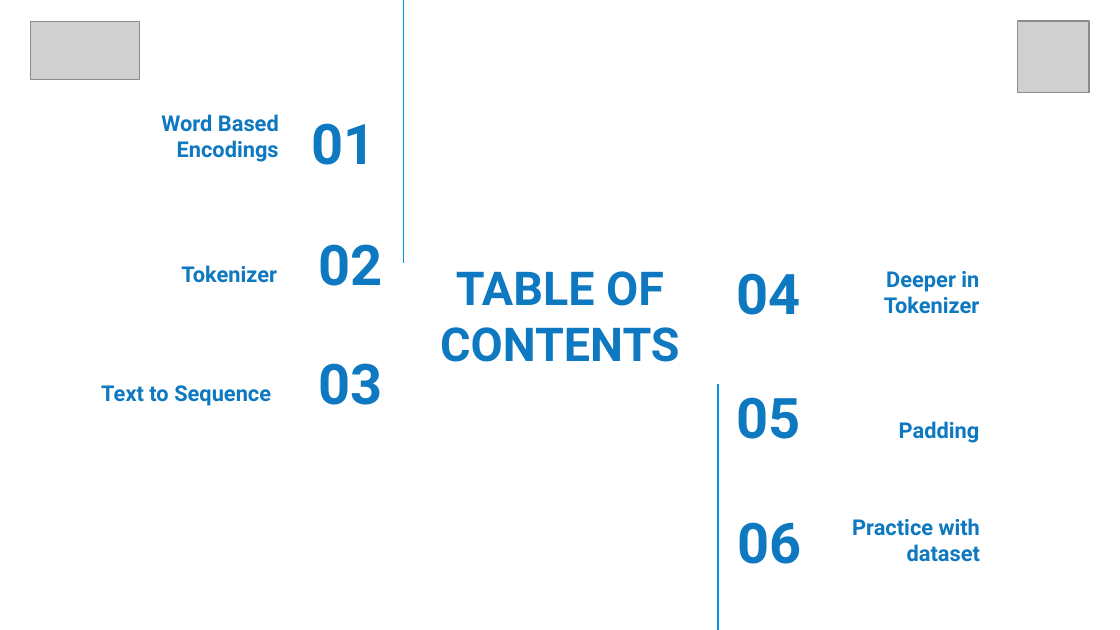
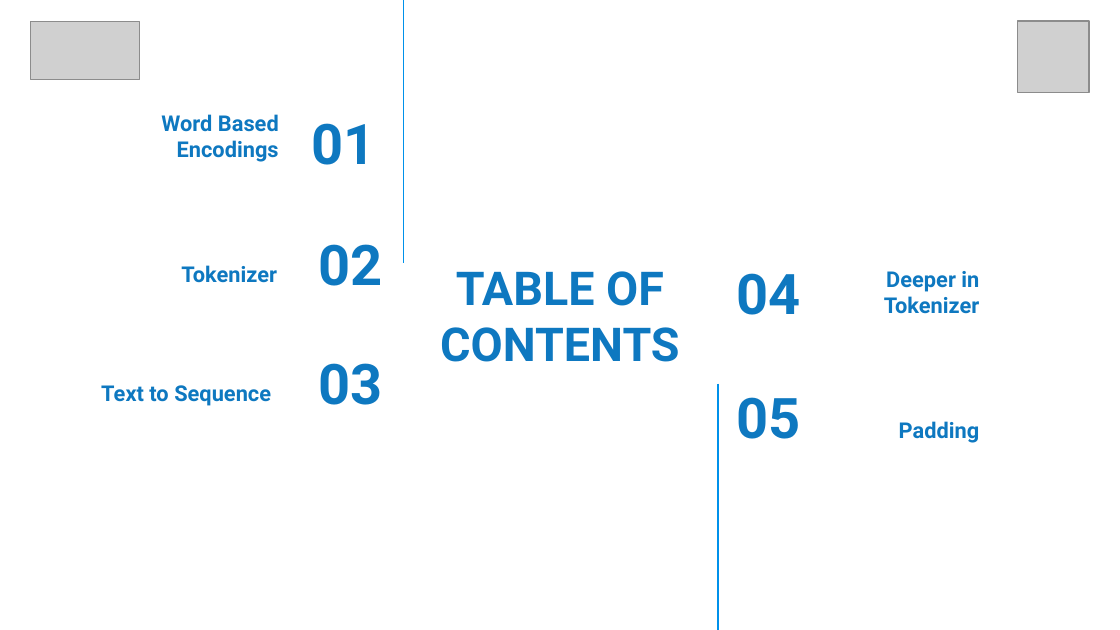
Before and after one commit to VinhDevNguyen/Tensorflow_Seminar, a slide deck: slide 2 of 3_NLP_In_TF/Week_1/Slide/Sentiment_In_Text.pptx. Drawn at 1120x630 pixels with LibreOffice and Linux fonts; fonts in the diff are those of the drawing; grey boxes stand for pictures; background and template pictures are left out. Boxes give left, top, right and bottom in pixels: in the first picture for what was removed or moved away, otherwise in the second. Text is boxed around its words. In the diff, an @@ line names an element or a change of style, - is before the commit and + after.

Commit message:
Upload Ful Slide

```diff
--- a/3_NLP_In_TF/Week_1/Slide/Sentiment_In_Text.pptx
+++ b/3_NLP_In_TF/Week_1/Slide/Sentiment_In_Text.pptx
@@ text removed at (737, 522, 801, 564) @@
-06
@@ text removed at (852, 518, 980, 562) @@
-Practice with dataset
```
Also in this commit, not shown: 6 other slides changed, 11 slides added, 5 slides removed.
